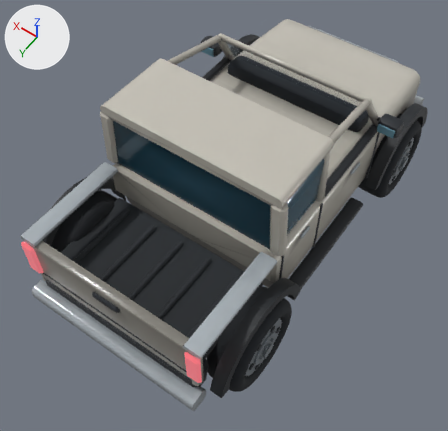
The glTF model public/models/white-empanade.glb, before and after one commit.
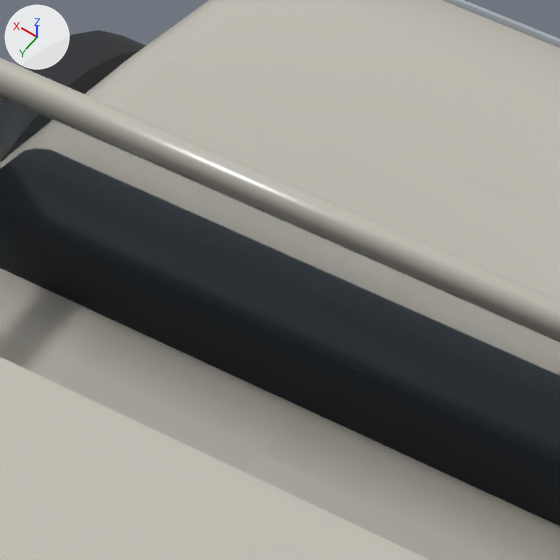
The first picture shows the older version from a 50 mm lens placed at (-2.66, 4.22, 6.48), pointed at (-0.08, 0.6, 0.79). The close-ups show the older and then the newer version on the part from 52% to 75% of the width and 7% to 30% of the height of that picture. Only the edits that show in the close-ups are written down. Every picture has the same lights, and +X, +Y and +Z are marked at upper left. Where no turn or scale is listed for an object, it has been applied to the vertices.

In view in the first close-up: 'white-empanade-chrome', 'white-empanade-dashboard', 'white-empanade-flares', 'white-empanade-hull', 'white-empanade-roof', 'white-empanade-windscreen-frame'.
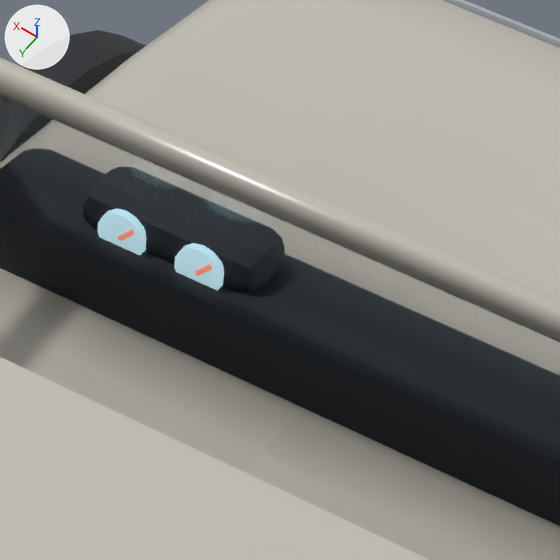
Location of each change, [x1, y1, x2, y2] in pixels of the close-ups (560 x 560 px):
'white-empanade-detail-console', added
    after: [83, 166, 285, 293]
'white-empanade-detail-gauges', added (cyan)
    after: [98, 208, 224, 291]
'white-empanade-detail-needles', added
    after: [118, 229, 212, 276]

What changed in the scene script:
```text
Add mat_white_empanade_detail_needle:
    mat_white_empanade_detail_needle = bpy.data.materials.new('white-empanade-detail-needle')
    # nodes: BsdfPrincipled, Mix, OutputMaterial, VertexColor
    # colours: orange #c47a65, red #ce472f, mixed with the vertex colours
Add mat_white_empanade_detail_gauge:
    mat_white_empanade_detail_gauge = bpy.data.materials.new('white-empanade-detail-gauge')
    # nodes: BsdfPrincipled, Mix, OutputMaterial, VertexColor
    # colours: greyish cyan #9ebcc4, cyan #80bcce, mixed with the vertex colours
Add me_white_empanade_detail_needles:
    me_white_empanade_detail_needles.from_pydata(...)  # 48 vertices, 88 faces; spans x 0.293..0.532, y -0.914..-0.902, z 1.608..1.647
    me_white_empanade_detail_needles.materials.append(mat_white_empanade_detail_needle)
Add me_white_empanade_detail_gauges:
    me_white_empanade_detail_gauges.from_pydata(...)  # a 14-sided cylinder along y spanning x 0.472..0.588, y -0.932..-0.912, z 1.55..1.67; a 14-sided cylinder along y spanning x 0.272..0.388, y -0.932..-0.912, z 1.55..1.67
    me_white_empanade_detail_gauges.materials.append(mat_white_empanade_detail_gauge)
Add me_white_empanade_detail_console:
    me_white_empanade_detail_console.from_pydata(...)  # 136 vertices, 260 faces; spans x -0.1..0.66, y -1.095..0.07, z 0.98..1.67
    me_white_empanade_detail_console.materials.append(mat_white_empanade_interior)
Add ob_white_empanade_detail_needles:
    ob_white_empanade_detail_needles = bpy.data.objects.new('white-empanade-detail-needles', me_white_empanade_detail_needles)
    ob_white_empanade_detail_needles.location = (0.0, 0.0, 0.0)
Add ob_white_empanade_detail_gauges:
    ob_white_empanade_detail_gauges = bpy.data.objects.new('white-empanade-detail-gauges', me_white_empanade_detail_gauges)
    ob_white_empanade_detail_gauges.location = (0.0, 0.0, 0.0)
Add ob_white_empanade_detail_console:
    ob_white_empanade_detail_console = bpy.data.objects.new('white-empanade-detail-console', me_white_empanade_detail_console)
    ob_white_empanade_detail_console.location = (0.0, 0.0, 0.0)
```
